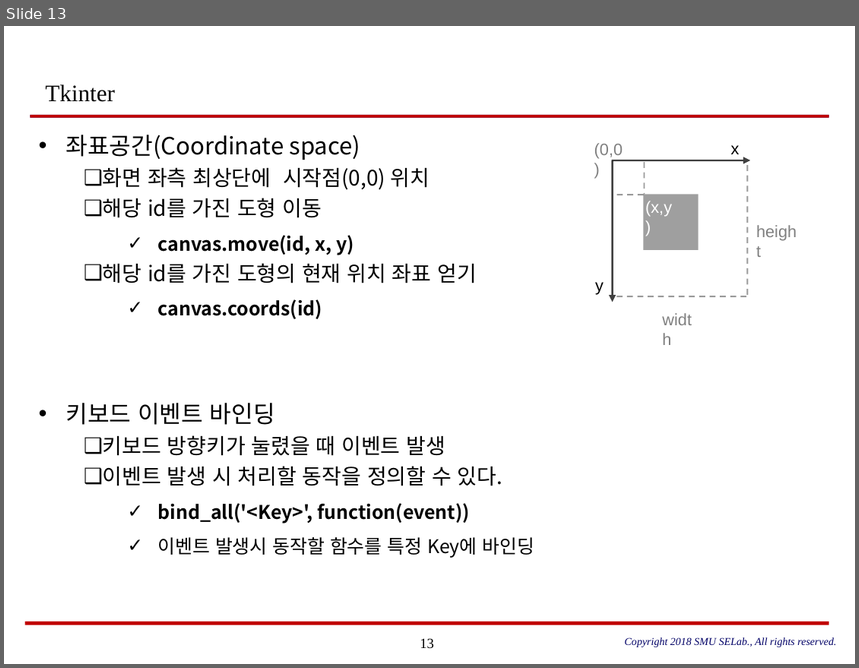
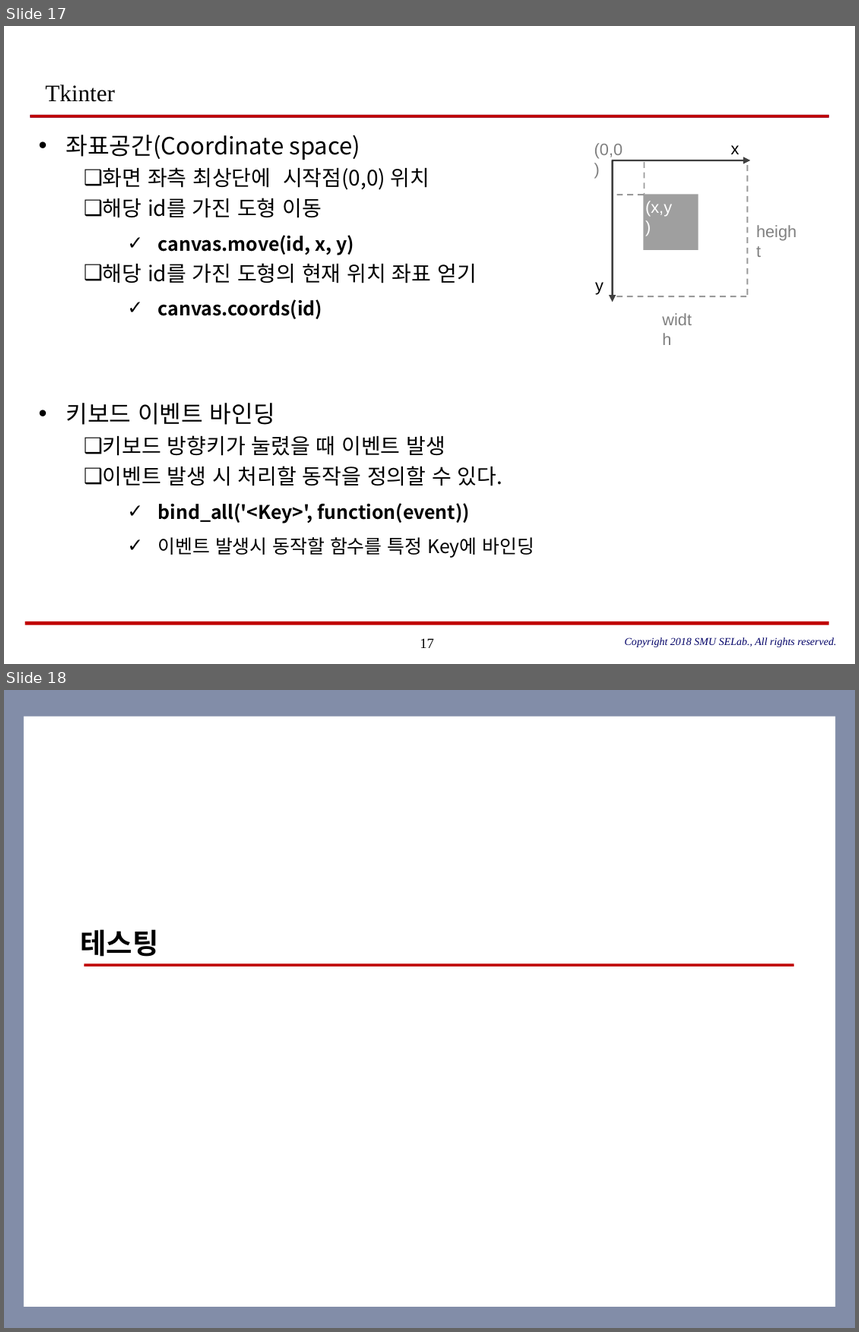
Before and after one commit to SungPilHan/brick_crush, a slide deck: Doc/[OOP] Brick Breaker_최종.pptx. Shown one above the other, each under a label of ours: slide 13 before the commit, slides 17 and 18 after it. The pictures are 859x668 and 859x1332 pixels, drawn with LibreOffice and Linux fonts; fonts in the diff are those of the drawing. Boxes give left, top, right and bottom in pixels: in the first picture for what was removed or moved away, otherwise in the second. Text is boxed around its words. In the diff, an @@ line names an element or a change of style, - is before the commit and + after.

```diff
--- a/Doc/[OOP] Brick Breaker_최종.pptx
+++ b/Doc/[OOP] Brick Breaker_최종.pptx
@@ slide 18 added at bbox=[4, 690, 855, 1328], background #FFFFFF @@
@@ rectangle added at bbox=[4, 690, 855, 1328], fill #828DA8 @@
@@ rectangle added at bbox=[24, 717, 835, 1307], fill #FFFFFF @@
@@ title added at bbox=[80, 929, 158, 957], 24 pt, text #000000, bold @@
+테스팅
@@ line added from (84, 965) to (794, 965), #C00000 2.25 pt @@
@@ what was slide 13 is now slide 17 @@
@@ page number at bbox=[420, 639, 434, 648]: text changed @@
-13
+17
```
Also in this commit, not shown: 10 slides changed, 5 other slides added, 2 slides removed.
